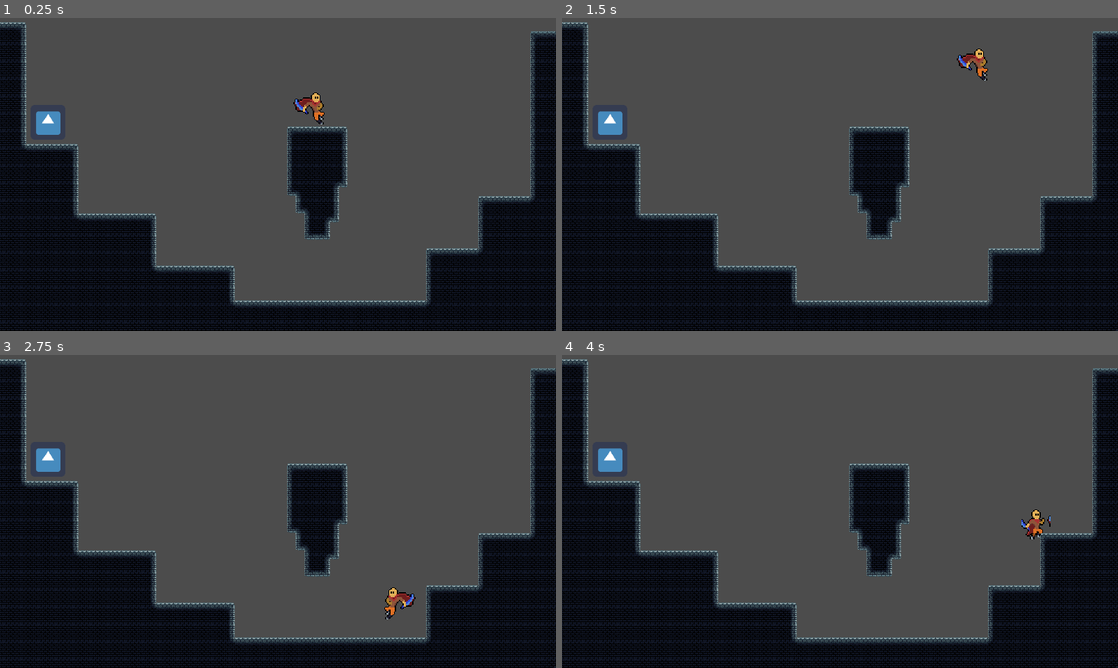
Above: before the commit, frames 1-4 (two rows, left to right).
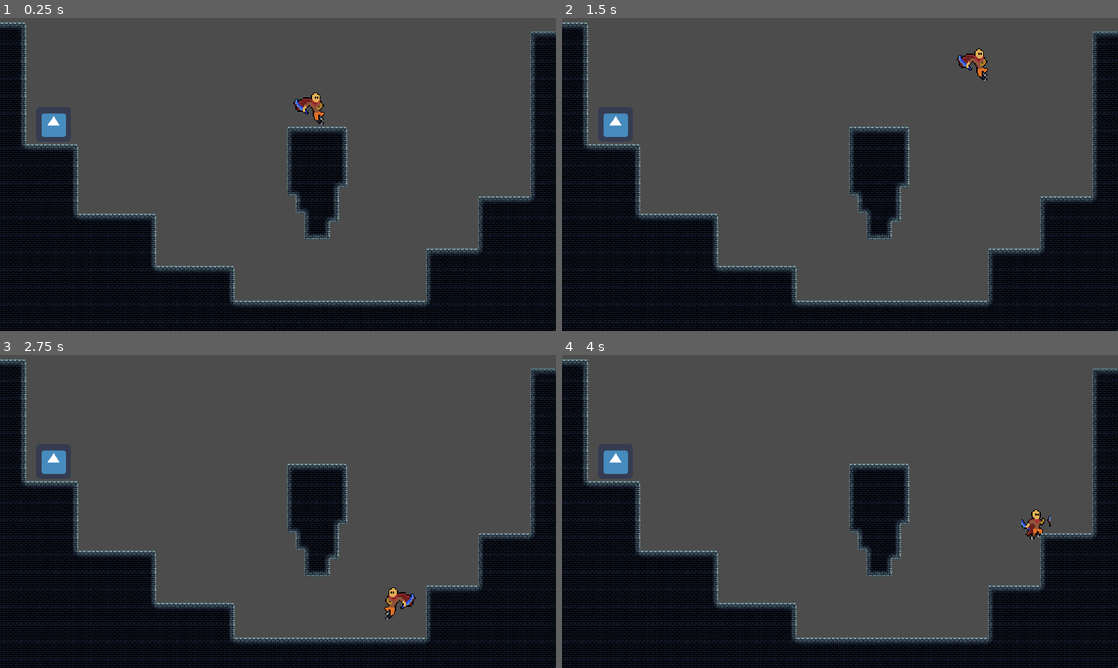
Above: after the commit, the same moments.

Repository: nadzmiidzham/poc-roguelike
Game: Godot game, scene res://src/scene/player/player_scene.tscn
Two runs of this game, one before a commit and one after it. Both use one fixed random seed, a clock stepped at 60 frames per second and the inputs below. The engine's default icon, where the game draws it, is replaced by a stand-in: a white triangle on a blue panel in a dark square.
Inputs:
- Up to frame 1 (0.25 s): no input
- Up to frame 2 (1.5 s): hold D (move_right) from 0.53 s (still down); tap E (interact) at 0.6, 1.35 s; tap Space (jump) at 0.77 s
- Up to frame 3 (2.75 s): tap Space (jump) at 1.52 s; release D (move_right) at 2.03 s; hold A (move_left) from 2.03 s (still down); tap E (interact) at 2.1 s
- Up to frame 4 (4 s): release A (move_left) at 2.78 s; hold D (move_right) from 2.78 s (still down); tap E (interact) at 2.85, 3.6 s; tap Space (jump) at 3.02, 3.77 s

The runs differ from the first frame. In frame 1, 0.3% of the frame differs, in the area x 6-12%, y 29-38%; in frame 2, 0.3%; in frame 3, 0.3%; in frame 4, 0.3%.

Commit message:
added player interaction system

Diff:
--- a/src/object/item/prefab/item.tscn
+++ b/src/object/item/prefab/item.tscn
@@ -14,5 +14,20 @@
 
 [node name="CollisionShape2D" type="CollisionShape2D" parent="."]
 shape = SubResource( 1 )
+
+[node name="Label" type="Label" parent="."]
+visible = false
+margin_left = -41.9643
+margin_top = -48.0
+margin_right = 43.0357
+margin_bottom = -33.0
+text = "Interact (e)"
+align = 1
+valign = 1
+autowrap = true
+uppercase = true
+__meta__ = {
+"_edit_use_anchors_": false
+}
 [connection signal="body_entered" from="." to="." method="_on_item_body_entered"]
 [connection signal="body_exited" from="." to="." method="_on_item_body_exited"]
--- a/src/object/item/script/item.gd
+++ b/src/object/item/script/item.gd
@@ -1,8 +1,22 @@
 extends Area2D
 
 
+export (String) var player_body_name := "Player"
+
+onready var label := $Label
+onready var interactable := false
+
 func _on_item_body_entered(body):
-	print("Entering item area")
+	if body.name == player_body_name:
+		label.show()
+		interactable = true
 
 func _on_item_body_exited(body):
-	print("Exiting item area")
+	if body.name == player_body_name:
+		label.hide()
+		interactable = false
+
+func _input(event):
+	if interactable && Input.is_action_just_pressed("interact"):
+		label.text = "Received potion."
+		interactable = false
--- a/src/scene/player/player_scene.tscn
+++ b/src/scene/player/player_scene.tscn
@@ -369,7 +369,7 @@
 position = Vector2( 579.095, 150.479 )
 
 [node name="Item" parent="." instance=ExtResource( 3 )]
-position = Vector2( 88.2941, 216.11 )
+position = Vector2( 98.3849, 220.315 )
 z_index = -1
 
 [node name="TileMap" type="TileMap" parent="."]
